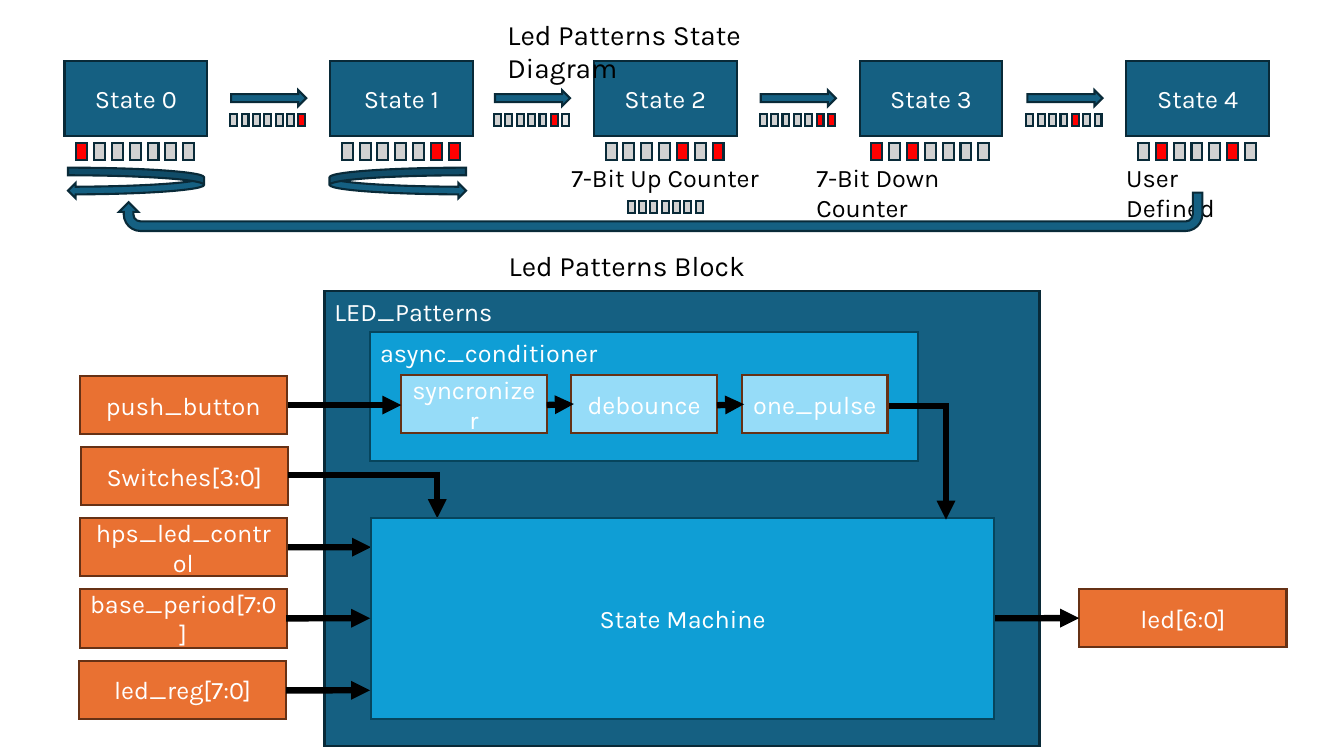
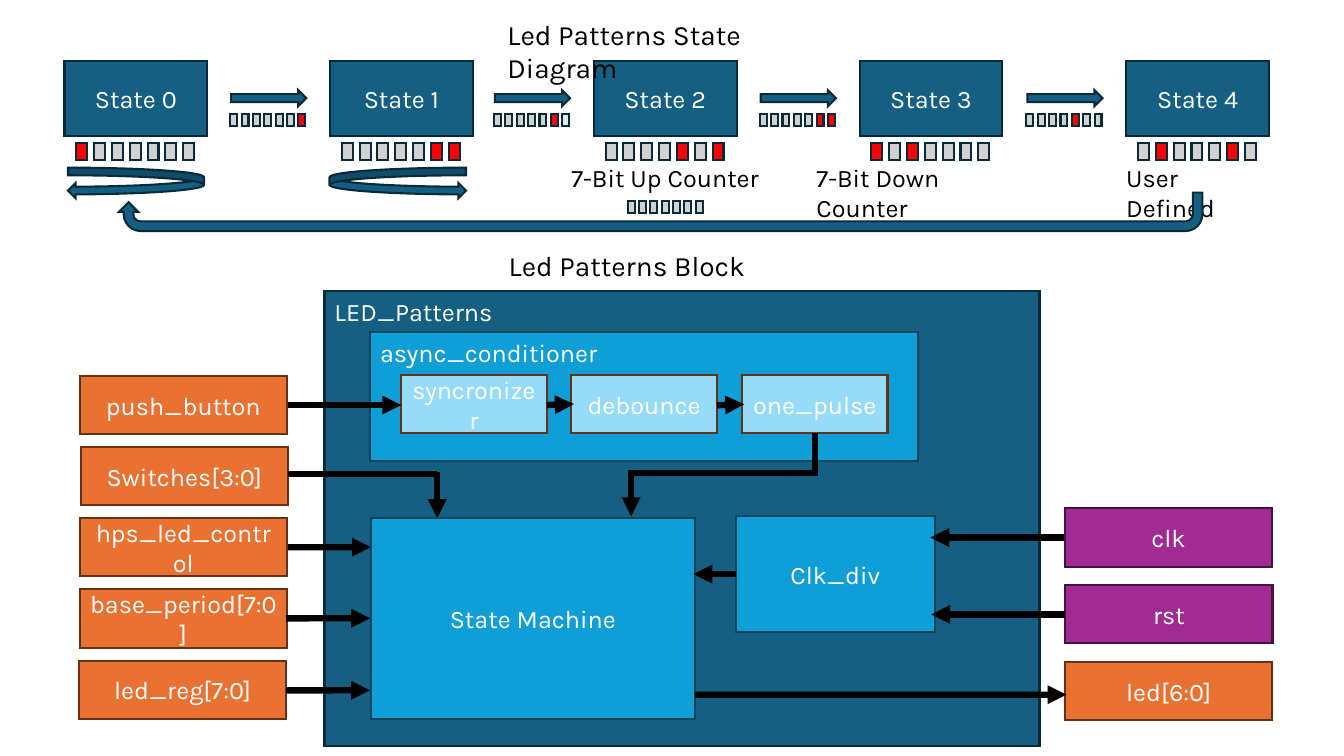
Before and after one commit to msu-eele-fpga/labs-and-homework-buckles3636, a slide deck: slide 1 of docs/assets/Lab4BlockStateDiagram.pptx. Drawn at 1344x756 pixels with LibreOffice and Linux fonts; fonts in the diff are those of the drawing. Boxes give left, top, right and bottom in pixels: in the first picture for what was removed or moved away, otherwise in the second. Text is boxed around its words. In the diff, an @@ line names an element or a change of style, - is before the commit and + after.

```diff
--- a/docs/assets/Lab4BlockStateDiagram.pptx
+++ b/docs/assets/Lab4BlockStateDiagram.pptx
@@ line removed from (868, 406) to (949, 406) @@
@@ arrow moved from (946, 406) - (946, 520) to (815, 434) - (815, 476) @@
@@ arrow (815, 434) - (815, 476): arrow to line @@
@@ arrow added from (631, 470) to (631, 516), #000000 4.5 pt @@
@@ line added from (817, 473) to (631, 473), #000000 4.5 pt @@
@@ rectangle added at box(1066, 508, 1273, 567), fill #A02B93, outline #461340 1.5 pt, 18 pt, text #FFFFFF @@
+clk
@@ rectangle "State Machine": place and size @@
-rectangle "State Machine" at box(371, 518, 994, 720)
+rectangle "State Machine" at box(371, 518, 695, 720)
@@ rectangle added at box(736, 516, 936, 632), fill #0F9ED5, outline #07455D 1.5 pt, 18 pt, text #FFFFFF @@
+Clk_div
@@ arrow added from (1065, 537) to (931, 537), #000000 4.5 pt @@
@@ arrow added from (736, 575) to (694, 575), #000000 4.5 pt @@
@@ rectangle added at box(1066, 585, 1273, 643), fill #A02B93, outline #461340 1.5 pt, 18 pt, text #FFFFFF @@
+rst
@@ arrow moved from (995, 618) - (1080, 618) to (1066, 615) - (932, 615) @@
@@ rectangle "led[6:0]": place and size @@
-rectangle "led[6:0]" at box(1080, 589, 1288, 647)
+rectangle "led[6:0]" at box(1066, 662, 1273, 721)
@@ arrow added from (695, 695) to (1067, 695), #000000 4.5 pt @@
```
Also in this commit, not shown: 15 other files.
